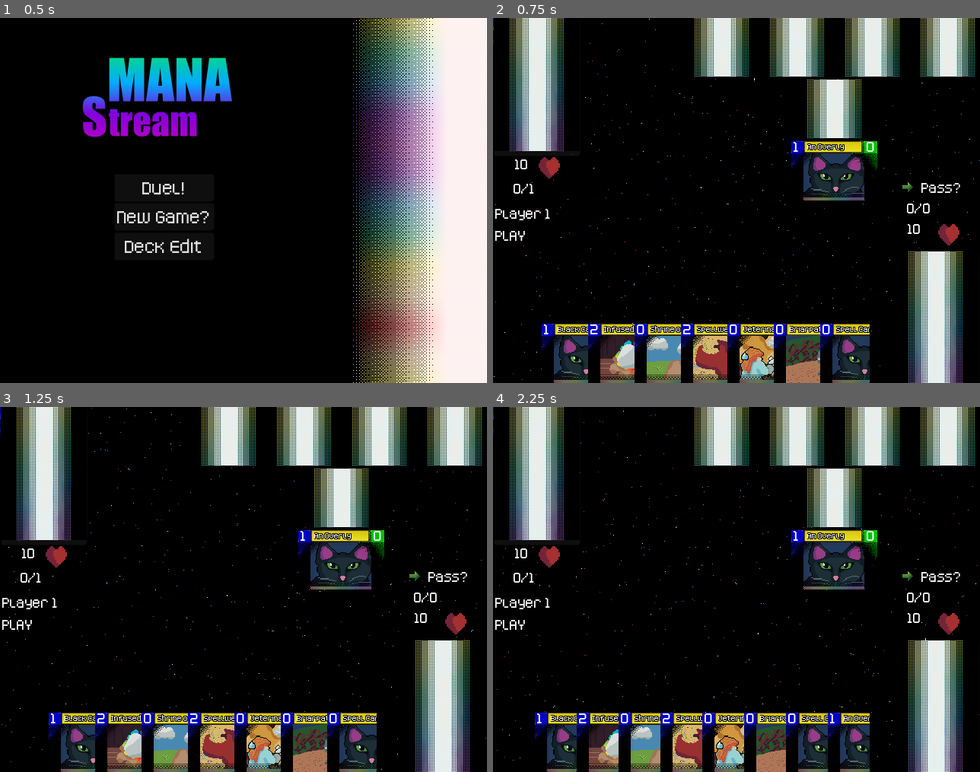
Above: before the commit, frames 1-4 (two rows, left to right).
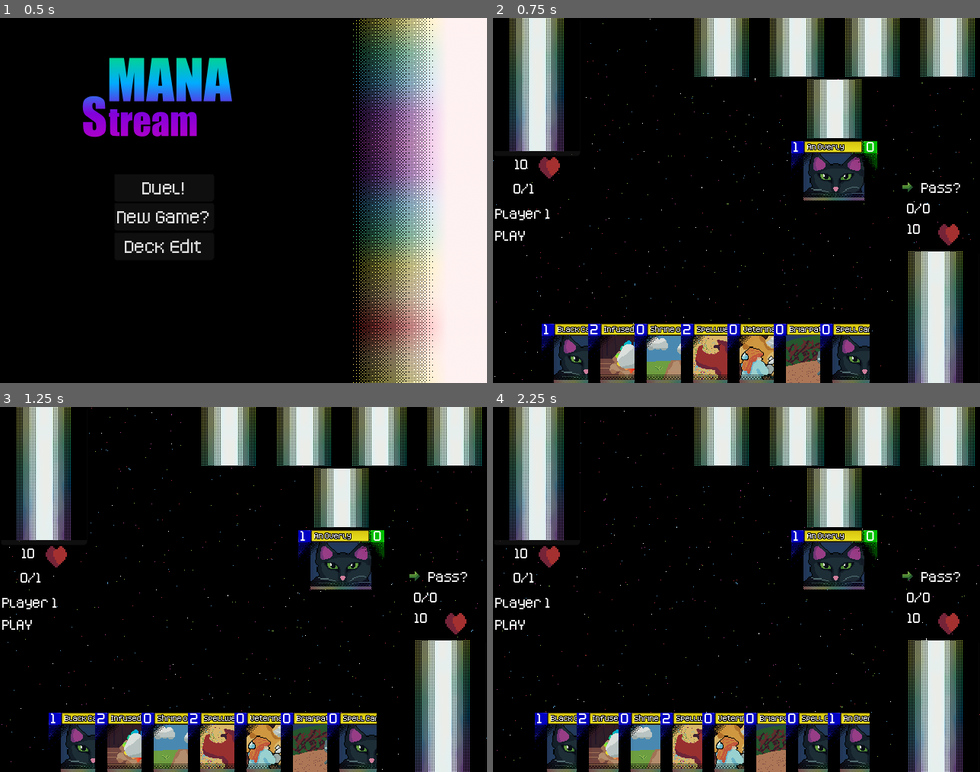
Above: after the commit, the same moments.

Repository: ColbySchexnayder/mana-stream
Game: Godot game, scene res://Scenes/titleScreen.tscn
Same seed, same stepped clock (60 frames per second), same inputs: the game is played once before the commit and once after it.
Inputs (mouse positions are in pixels of both pictures, inside the frame that each line leads up to):
- Up to frame 1 (0.5 s): no input
- Up to frame 2 (0.75 s): click "New Game?" at 0.5 s
- Up to frame 3 (1.25 s): no input
- Up to frame 4 (2.25 s): click (936, 706) at 1.25 s; click (536, 476) at 2 s

Frame 1 is identical in both runs. In frame 2, 0.1% of the frame differs, in the area x 0-100%, y 0-99%; in frame 3, 0.1%; in frame 4, 0.2%, in the area x 0-100%, y 0-97%.

Commit message:
Briarpatch triggers INTERRUPT phase

Diff:
--- a/Cards/Card.gd
+++ b/Cards/Card.gd
@@ -25,7 +25,7 @@
 var currentPosition := position.IN_DECK
 var paid := false
 var exhausted := false
-var revealed := true
+var revealed := false
 var cardOwner := 1
 
 @onready var card: Card = $"."
@@ -164,7 +164,6 @@
 
 func _on_attack_button_pressed() -> void:
 	GmManager.emit_signal("_card_attack", self)
-	attacking()
 	#GmManager.emit_signal("_card_select", self)
 
 
--- a/Cards/CardScripts/BriarPatch.gd
+++ b/Cards/CardScripts/BriarPatch.gd
@@ -28,15 +28,9 @@
 
 func card_attacks(card):
 	if !revealed and currentPosition == Card.position.IN_MANA:
-		if card.owner != owner:
+		if card.cardOwner != cardOwner:
 			GmManager.emit_signal("_interrupt", self)
-			#doesn't work await GmManager._interrupt_resolved
 
-func pass_interrupt():
-	pass
-
-func complete_interrupt():
-	pass
 
 func resolve_summon():
 	super.resolve_summon()
--- a/Scenes/Duel.tscn
+++ b/Scenes/Duel.tscn
@@ -14,18 +14,21 @@
 [ext_resource type="Texture2D" uid="uid://bj0dvj3qv6nt3" path="res://Art/exclaimIcon.png" id="10_yyo3b"]
 
 [node name="Duel" type="Node2D"]
+position = Vector2(1, 0)
 script = ExtResource("1_ljhtk")
 
 [node name="P1DeckHolder" type="Control" parent="."]
 layout_mode = 3
 anchors_preset = 0
-offset_right = 40.0
-offset_bottom = 40.0
+offset_left = -159.0
+offset_top = 1.0
+offset_right = -119.0
+offset_bottom = 41.0
 
 [node name="P2DeckHolder" type="Control" parent="."]
 layout_mode = 3
-anchors_preset = 0
-offset_right = 40.0
+offset_left = -179.0
+offset_right = -139.0
 offset_bottom = 40.0
 
 [node name="Parallax" type="Node2D" parent="."]
--- a/Scenes/duel.gd
+++ b/Scenes/duel.gd
@@ -138,10 +138,13 @@
 	GmManager.connect("_card_attack", card_attack)
 	GmManager.connect("_move_to_deck", move_to_deck)
 	GmManager.connect("_card_block", card_block)
-	GmManager.connect("_interrupt", interrupt)
+
 	GmManager.connect("_card_keep", card_keep)
 	GmManager.connect("_change_turn", change_turn)
 	GmManager.connect("_change_phase", change_phase)
+
+	GmManager.connect("_interrupt", interrupt)
+	GmManager.connect("_check_interrupt", check_interrupt)
 
 	#Give AI mana for testing
 	#Needs to be done after signals are connected otherwise "card_to_mana" won't work
@@ -185,6 +188,7 @@
 
 #Move given card from HAND to MANA
 func card_to_mana(card):
+	card.currentPosition = Card.position.IN_MANA
 	if card.cardOwner == 1:
 		player1mana.push_front(card)
 		player1hand.erase(card)
@@ -354,7 +358,6 @@
 		card.summon_button.visible = false
 		card.mana_button.visible = false
 		card.inspect_view.visible = false
-		interruptStack.push_back(card)
 		card.resolve_summon()
 		GmManager.emit_signal("_resolve_summon", card)
 
@@ -420,9 +423,15 @@
 	#The player had to select the card to attack with it so deselect it
 	deselect()
 
+
 	#Store the attacking card so block() can reference it
 	attackingCard = card
 	attacking = true
+
+	check_interrupt()
+	if card.currentPosition == card.position.IN_DECK:
+		attacking = false
+		return
 
 	#If there are no card in the opposing player's SUMMON do direct damage
 	if currentTurn == 1:
@@ -522,9 +531,16 @@
 	IF passButtonPressed
 	PROCEED WITH TURN
 	"""
-	interrupt_choice.show()
-
-	pass
+	interruptStack.push_back(card)
+	GmManager.currentPhase = GmManager.phase.INTERRUPT
+	print("Interrupt added")
+	#interrupt_choice.show()
+
+func check_interrupt():
+	if interruptStack.is_empty():
+		GmManager.currentPhase = GmManager.phase.PLAY
+		return
+	print("interrupt here")
 
 #Draw test card. This will be disable eventually
 func _on_p_1_deck_pressed() -> void:
--- a/Scripts/GMManager.gd
+++ b/Scripts/GMManager.gd
@@ -8,7 +8,8 @@
 
 enum phase {
 	REFRESH,
-	PLAY
+	PLAY,
+	INTERRUPT
 }
 
 var currentPhase = phase.PLAY
@@ -36,6 +37,7 @@
 
 
 signal _interrupt(card: Card)
+signal _check_interrupt()
 signal _interrupt_resolved()
 signal _pass()
 
